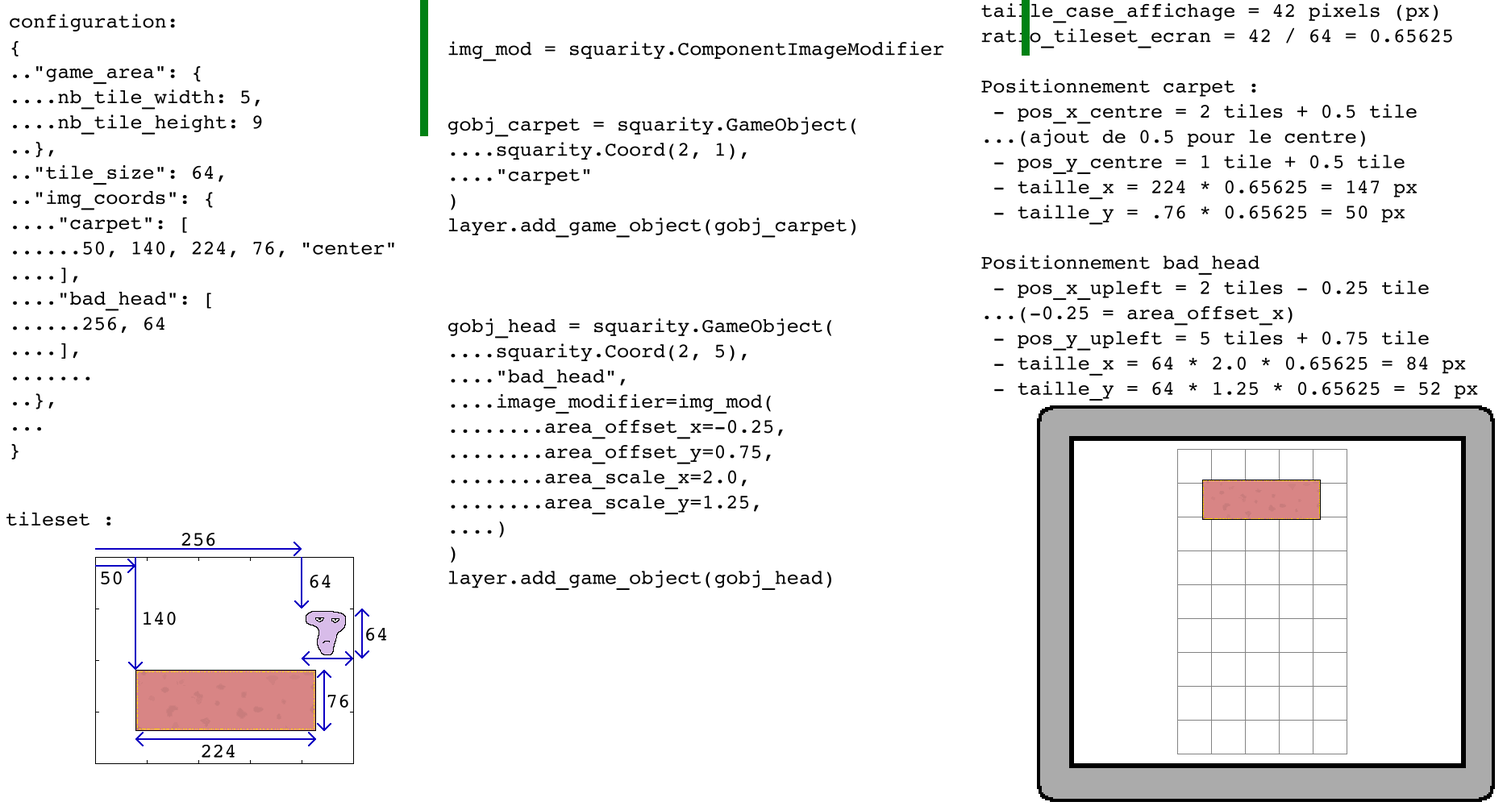
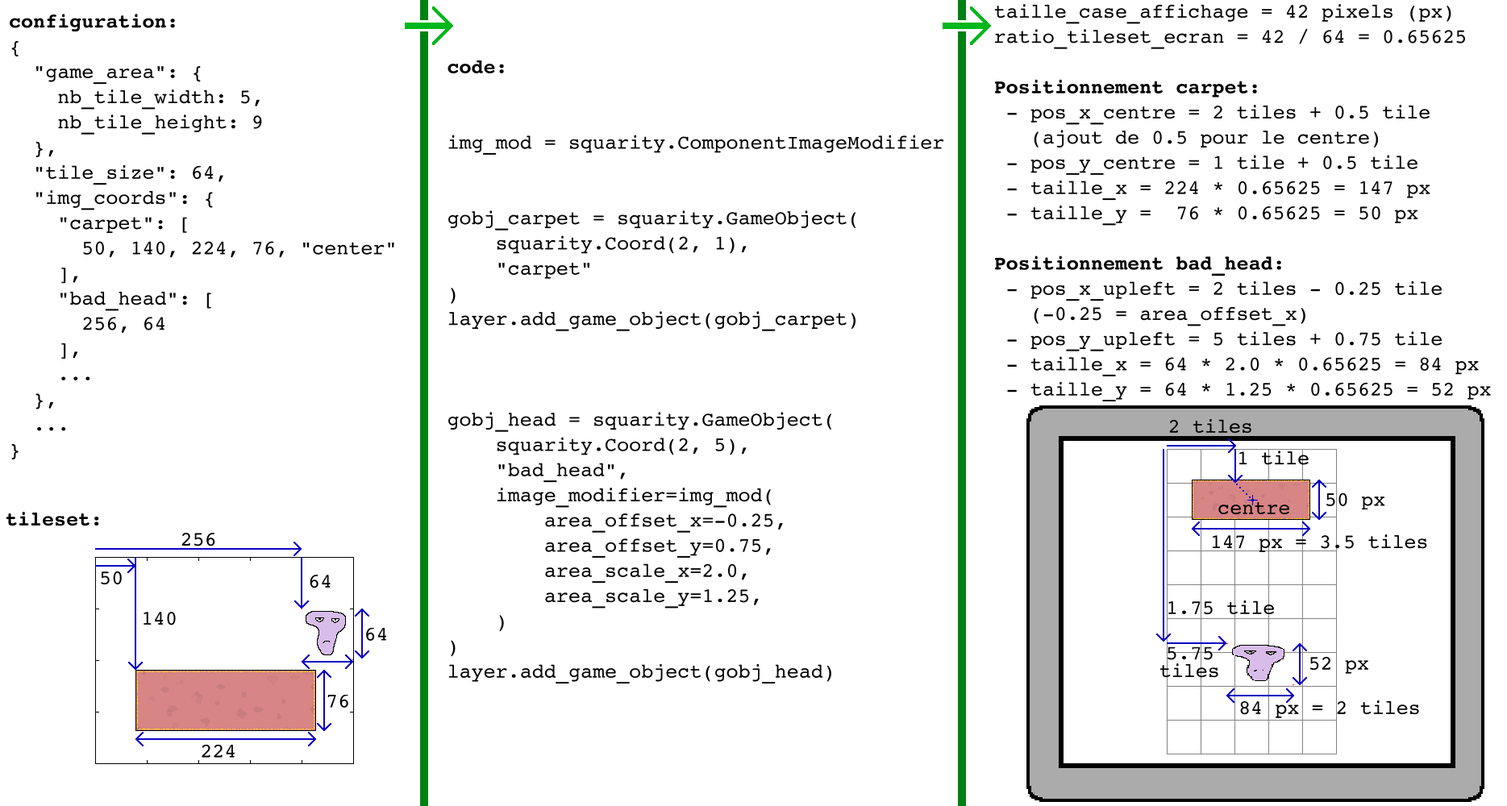
Layer changes from the first (1507, 806) image to the second:
painted on "Calque de dessin 4" over [5, 0, 1394, 806]
painted on "Calque de dessin 3" over [51, 361, 1394, 806]
painted on "Calque de dessin 1" over [5, 154, 1496, 806]
